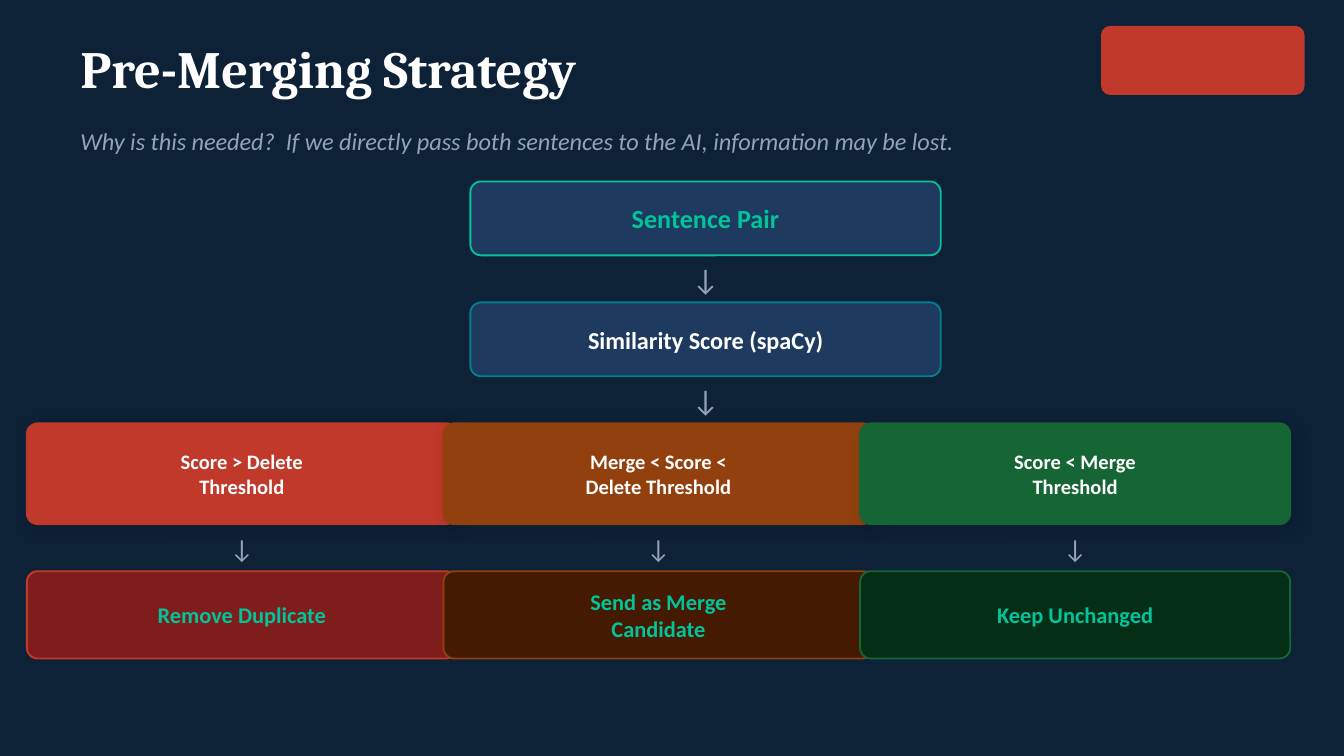
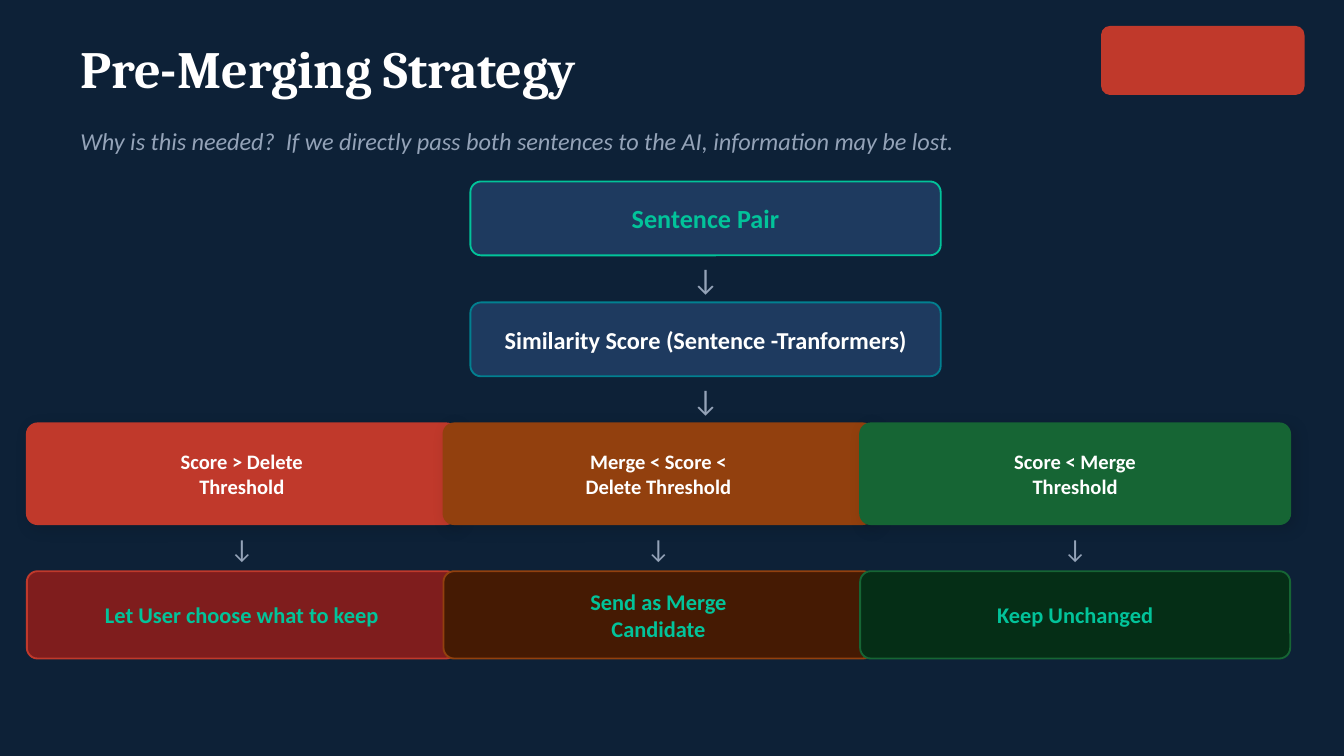
Before and after one commit to EmanuelaIbra/text-quality-analyzer, a slide deck: slide 13 of docs/drs/Italian_Text_Analyzer_Presentation.pptx (slide 14 before the commit). Drawn at 1344x756 pixels with LibreOffice and Linux fonts; fonts in the diff are those of the drawing. Boxes give left, top, right and bottom in pixels: in the first picture for what was removed or moved away, otherwise in the second. Text is boxed around its words. In the diff, an @@ line names an element or a change of style, - is before the commit and + after.

```diff
--- a/docs/drs/Italian_Text_Analyzer_Presentation.pptx
+++ b/docs/drs/Italian_Text_Analyzer_Presentation.pptx
@@ text at (505,331,906,353): text changed @@
-Similarity Score (spaCy)
+Similarity Score (Sentence -Tranformers)
@@ text at (105,607,379,627): text changed @@
-Remove Duplicate
+Let User choose what to keep
```
Also in this commit, not shown: 5 other slides changed, 1 slide removed, 16 other files.
